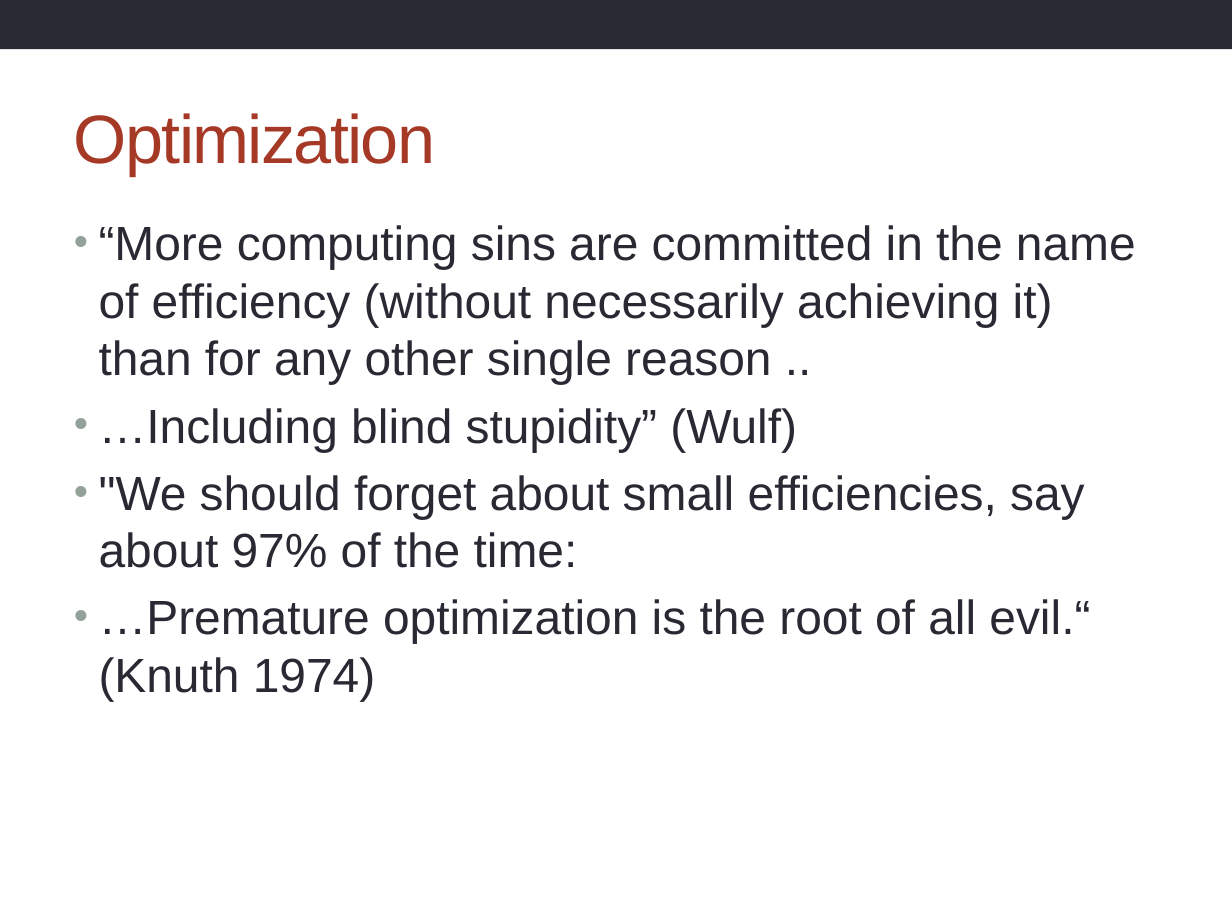
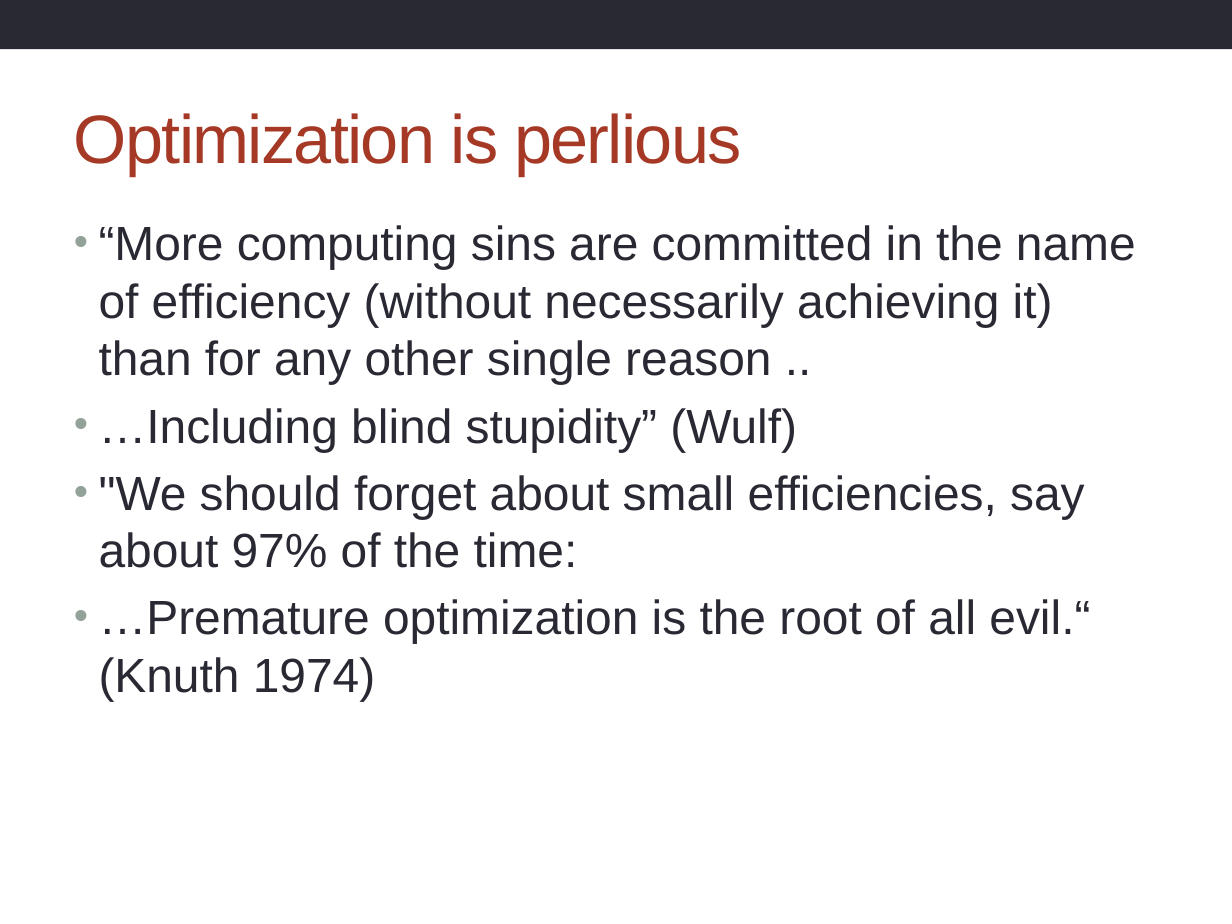
Before and after one commit to supa-uk/2014-12-11-ugsupa, a slide deck: slide 7 of archer/Introduction.pptx. Drawn at 1232x924 pixels with LibreOffice and Linux fonts; fonts in the diff are those of the drawing; background and template pictures are left out. Boxes give left, top, right and bottom in pixels: in the first picture for what was removed or moved away, otherwise in the second. Text is boxed around its words. In the diff, an @@ line names an element or a change of style, - is before the commit and + after.

```diff
--- a/archer/Introduction.pptx
+++ b/archer/Introduction.pptx
@@ title at [74,113,742,175]: text changed @@
-Optimization
+Optimization is perlious
```
Also in this commit, not shown: 1 other slide changed, 1 slide added.
